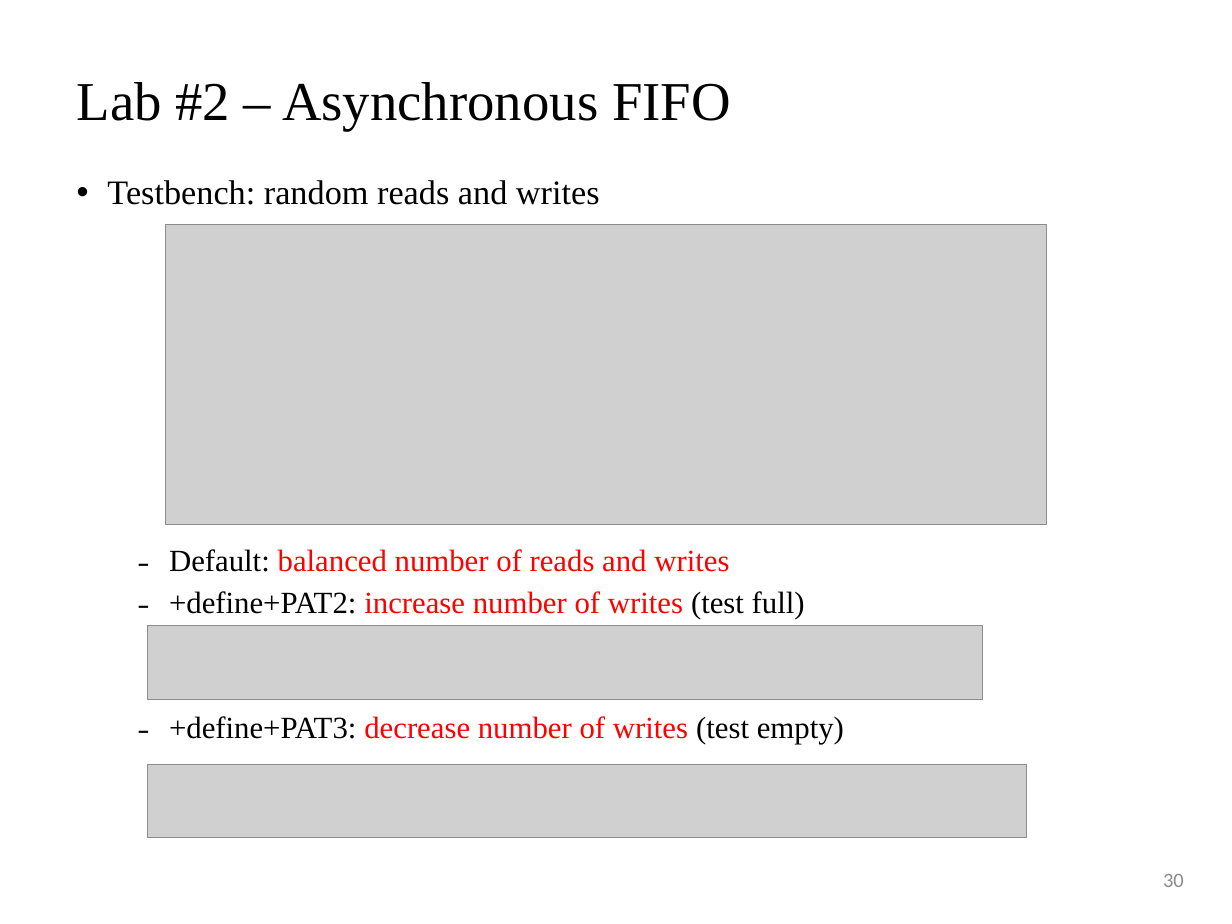
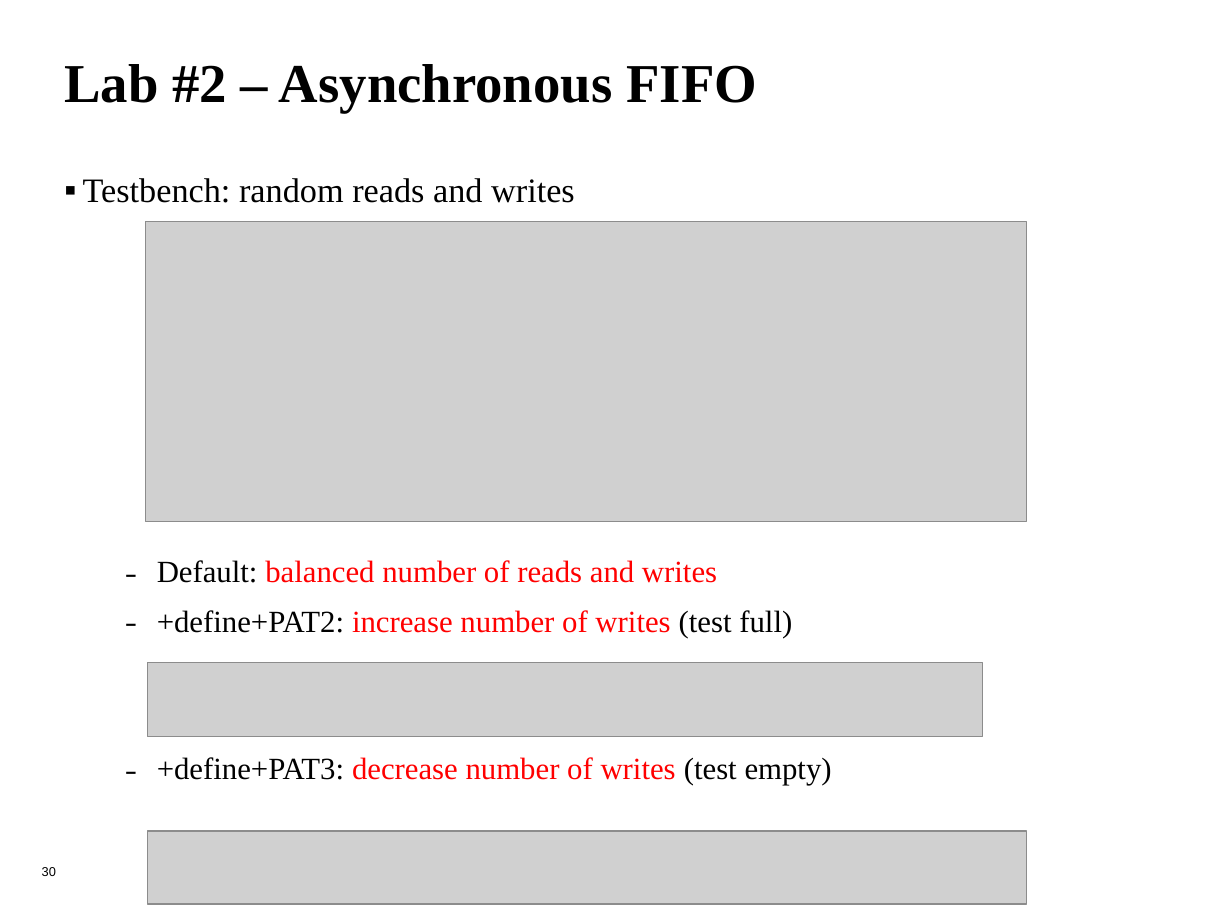
Before and after one commit to leo870823/2020-SRAM-training-course, a slide deck: slide 30 of MemoryCompiler_tutorial.pptx. Drawn at 1232x924 pixels with LibreOffice and Linux fonts; fonts in the diff are those of the drawing; grey boxes stand for pictures; background and template pictures are left out. Boxes give left, top, right and bottom in pixels: in the first picture for what was removed or moved away, otherwise in the second. Text is boxed around its words. In the diff, an @@ line names an element or a change of style, - is before the commit and + after.

```diff
--- a/MemoryCompiler_tutorial.pptx
+++ b/MemoryCompiler_tutorial.pptx
@@ title "Lab #2 – Asynchronous FIFO" at [64,64,757,113]: bold on; vertical alignment middle to top @@
@@ text "Testbench: random reads and writes" at [83,178,832,786]: bullet • to ▪; line spacing 0.9 to 1; less space between paragraphs; more space between paragraphs @@
@@ picture: place and size @@
-picture at [165,224,1046,525]
+picture at [145,222,1026,522]
@@ picture: place and size @@
-picture at [148,626,983,700]
+picture at [148,663,983,737]
@@ picture: place and size @@
-picture at [148,764,1026,837]
+picture at [148,830,1026,903]
@@ page number added at [42,867,56,876], 7.5 pt, text #000000 @@
+30
@@ page number removed at [1163,874,1184,887] @@
-30
```
Also in this commit, not shown: 32 other slides changed, 1 other file.
